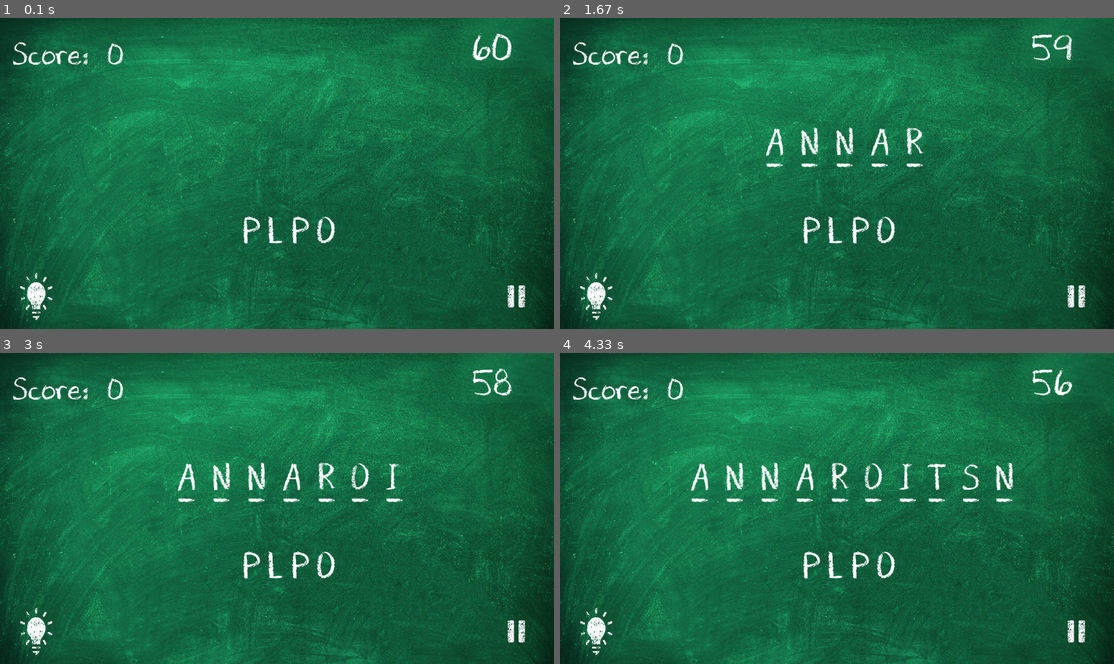
Above: before the commit, frames 1-4 (two rows, left to right).
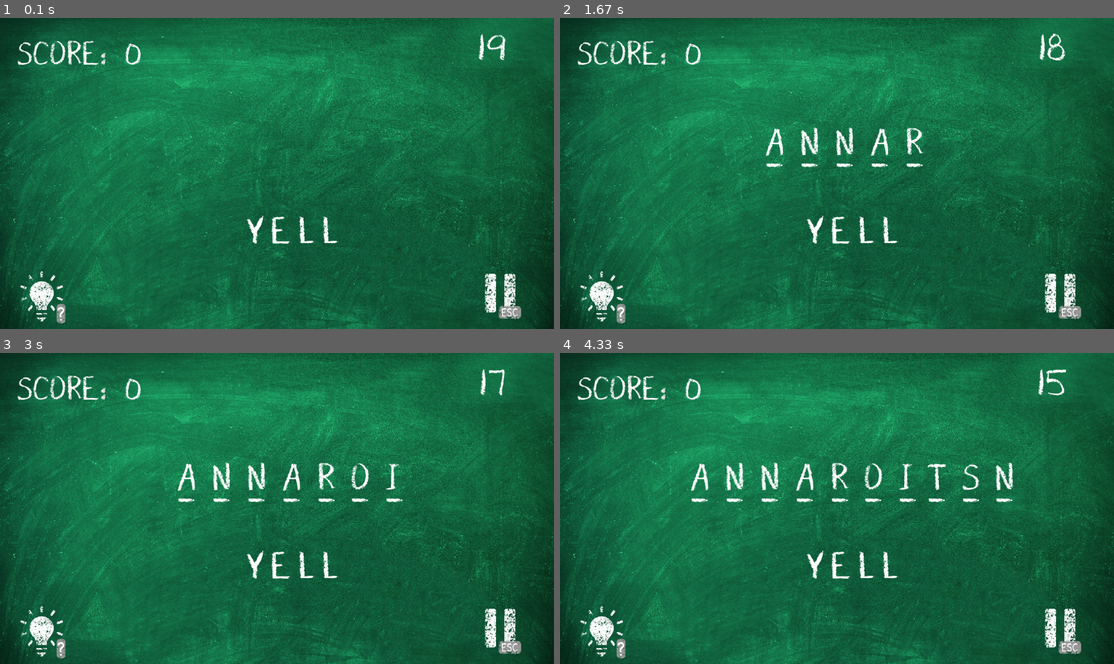
Above: after the commit, the same moments.

Repository: Sid-Cipher/Word-Scramble-Pygame
Game: pygame game, started from main.py
Same seed, same stepped clock (60 frames per second), same inputs: the game is played once before the commit and once after it.
Inputs:
- Up to frame 1 (0.1 s): no input
- Up to frame 2 (1.67 s): type "ann" at 0.33 s; tap Enter at 0.67, 1.02, 1.57 s; type "a" at 0.88 s; type "r" at 1.43 s
- Up to frame 3 (3 s): type "o" at 1.98 s; tap Enter at 2.12, 2.67 s; type "i" at 2.53 s
- Up to frame 4 (4.33 s): type "t" at 3.08 s; tap Enter at 3.22, 3.77, 4.32 s; type "s" at 3.63 s; type "n" at 4.18 s

The runs differ from the first frame. In frame 1, 2.9% of the frame differs, in the area x 2-95%, y 4-99%; in frame 2, 2.9%; in frame 3, 2.9%; in frame 4, 2.9%.

Commit message:
Commited Twentieth Set of progress

Diff:
--- a/main.py
+++ b/main.py
@@ -6,6 +6,7 @@
 #Initialziing the Pygame
 pygame.init()
 pygame.mixer.init()
+ticking_sound = pygame.mixer.Sound("ticking.mp3")
 
 # Load and play music
 pygame.mixer.music.load("Lukrembo.mp3")
@@ -13,6 +14,7 @@
 pygame.mixer.music.play(-1)  # Play indefinitely
 
 #Loading sound effects
+ticking_sound = pygame.mixer.Sound("ticking.mp3")
 win_sound = pygame.mixer.Sound("correct_ans.wav")
 lose_sound = pygame.mixer.Sound("lost_sound_effect.mp3")
 hint_sound = pygame.mixer.Sound("hint.wav")
@@ -21,12 +23,13 @@
 score_sound = pygame.mixer.Sound("Score_card.wav")
 
 # Adjust volumes for sound effects
-win_sound.set_volume(0.5)
-lose_sound.set_volume(0.5)
-hint_sound.set_volume(0.5)
-pause_sound.set_volume(0.5)
-unpause_sound.set_volume(0.5)
-score_sound.set_volume(0.5)
+ticking_sound.set_volume(0.5)
+win_sound.set_volume(0.2)
+lose_sound.set_volume(0.2)
+hint_sound.set_volume(0.2)
+pause_sound.set_volume(0.2)
+unpause_sound.set_volume(0.2)
+score_sound.set_volume(0.2)
 
 #Display Screen Width
 screen = pygame.display.set_mode((1280,720))
@@ -36,11 +39,11 @@
 icon = pygame.image.load('crossword.png')
 pygame.display.set_icon(icon)
 
-#Loading the Assets 😭 (crying in pressure)
+#Loading the Assets 😭 (crying in pain)
 hint_button = pygame.image.load("hint_button.png")
-hint_button = pygame.transform.scale(hint_button, (110, 132))
+hint_button = pygame.transform.scale(hint_button, (135, 132))
 pause_button = pygame.image.load("pause_button.png")
-pause_button = pygame.transform.scale(pause_button, (62, 70))
+pause_button = pygame.transform.scale(pause_button, (109, 123))
 pause_menu = pygame.image.load("Pause_menu.png")
 pause_menu = pygame.transform.scale(pause_menu,(1280,720))
 
@@ -63,7 +66,7 @@
     font_scrambled = pygame.font.SysFont(None, font_size_scrambled)
 
 # Timer 🕛
-start_time = 61  # Start with 30 seconds
+start_time = 20  # Start with 30 seconds
 time_left = start_time
 clock = pygame.time.Clock()
 start_ticks = pygame.time.get_ticks()  # Record the starting tick (in milliseconds)
@@ -92,6 +95,20 @@
     "stir", "tent", "puff", "lamp", "dusk", "pane", "clay", "raft", "peel",
     "blip", "crop", "glee", "snug", "cork", "luck", "nook", "snip", "twig",
     "yolk", "ping", "drop", "gust", "loft", "fang", "bind", "plop"
+    "arch", "bank", "beam", "bite", "blur", "boil", "boom", "bore", "brim", "bump",
+    "camp", "chop", "clap", "coil", "core", "crab", "crib", "curl", "damp", "dash",
+    "deer", "dive", "dome", "doom", "edit", "exit", "face", "fair", "fake", "farm",
+    "fizz", "foam", "fork", "gain", "gaze", "gear", "golf", "grow", "hail", "halt",
+    "hawk", "heap", "hero", "hide", "hold", "hush", "iron", "jazz", "jolt", "knee",
+    "lace", "lava", "leap", "lore", "maze", "meow", "mild", "mint", "mule", "nail",
+    "nerd", "nest", "noon", "note", "oval", "pace", "pack", "pale", "path", "peek",
+    "peer", "perk", "pick", "pile", "pink", "pipe", "poke", "pose", "pour", "puff",
+    "quiz", "rage", "ramp", "rank", "read", "reel", "ring", "rise", "roar", "robe",
+    "rush", "rust", "sage", "sail", "seat", "shed", "shot", "skip", "slam", "snap",
+    "soak", "sock", "span", "spin", "spot", "stab", "star", "stem", "stop", "stun",
+    "swim", "tame", "tank", "tarp", "task", "test", "time", "toil", "trap", "trim",
+    "tune", "vase", "vine", "void", "walk", "wave", "weep", "wild", "wing", "wipe",
+    "yank", "yawn", "year", "yell", "zoom"
 ]
 
 medium_words = [
@@ -201,6 +218,8 @@
             pygame.mixer.Sound.play(lose_sound)
         elif effect == "win_sound":
             pygame.mixer.Sound.play(win_sound)
+        elif effect == "ticking_sound":
+            pygame.mixer.Sound.play(ticking_sound)
     except pygame.error as e:
         print(f"Error loading music file. Exception: {e}")
 
@@ -208,8 +227,8 @@
     # Drawing the score button on screen
     font_size_score = 70
     font_score = pygame.font.Font("DJB Chalk It Up.ttf", font_size_score)
-    score_text = font_score.render(f"Score: {score}", True, (255,255,255))
-    screen.blit(score_text, (29,40))
+    score_text = font_score.render(f"SCORE: {score}", True, (255,255,255))
+    screen.blit(score_text, (40,40))
 
 #timer_function
 def display_timer(screen , start_time, elapsed_time):
@@ -219,6 +238,9 @@
     time_left_timer = max(0, start_time - elapsed_time)  # Ensure it doesn't go negative
     # Change color based on time
     color = (255,255,255) if time_left_timer > 10 else (255,0,0,)
+    if time_left_timer <= 10:
+        sound_effect_play("ticking_sound")
+        time.sleep(1)
     # Render the timer tex
     timer_text = font_timer.render(f"{int(time_left_timer)}", True, color)
     # Get the text's rectangle and center it on the screen
@@ -316,7 +338,7 @@
     screen.blit(scaled_background, (0, 0))
     #Draw the hint button and pause button
     screen.blit(hint_button, (28, 578))
-    screen.blit(pause_button, (1161,609))
+    screen.blit(pause_button, (1100,575))
 
     if show_hint == True:
         if not word_to_guess:  # Check if the word_to_guess is empty
@@ -340,10 +362,9 @@
     y_pos = 240
     spacing_scrambled = 36  # Adjust this value to control space between words
 
-    x_pos_un = 376
+    x_pos_un = 350
     y_pos_un = 445
     spacing_unscrambled = 18  # Adjust this value to control space between words
-
 
 
     # Function to calculate the total width of the text
@@ -407,8 +428,7 @@
     clock.tick(30)  # 30 FPS
 
     #Drawing the textures
-    screen.blit(hint_button,(28, 578))
-    screen.blit(pause_button, (1161, 609))
+
     display_score(screen,score)
 
     # Draw the scaled background
Binary file changed: Pause_menu.png
Binary file changed: hint_button.png
Binary file changed: pause_button.png
